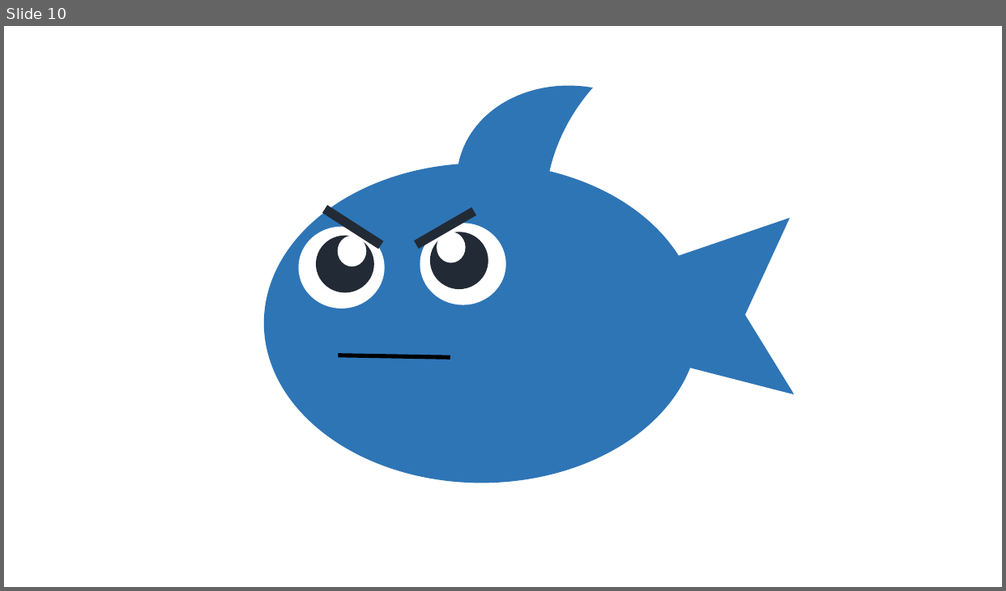
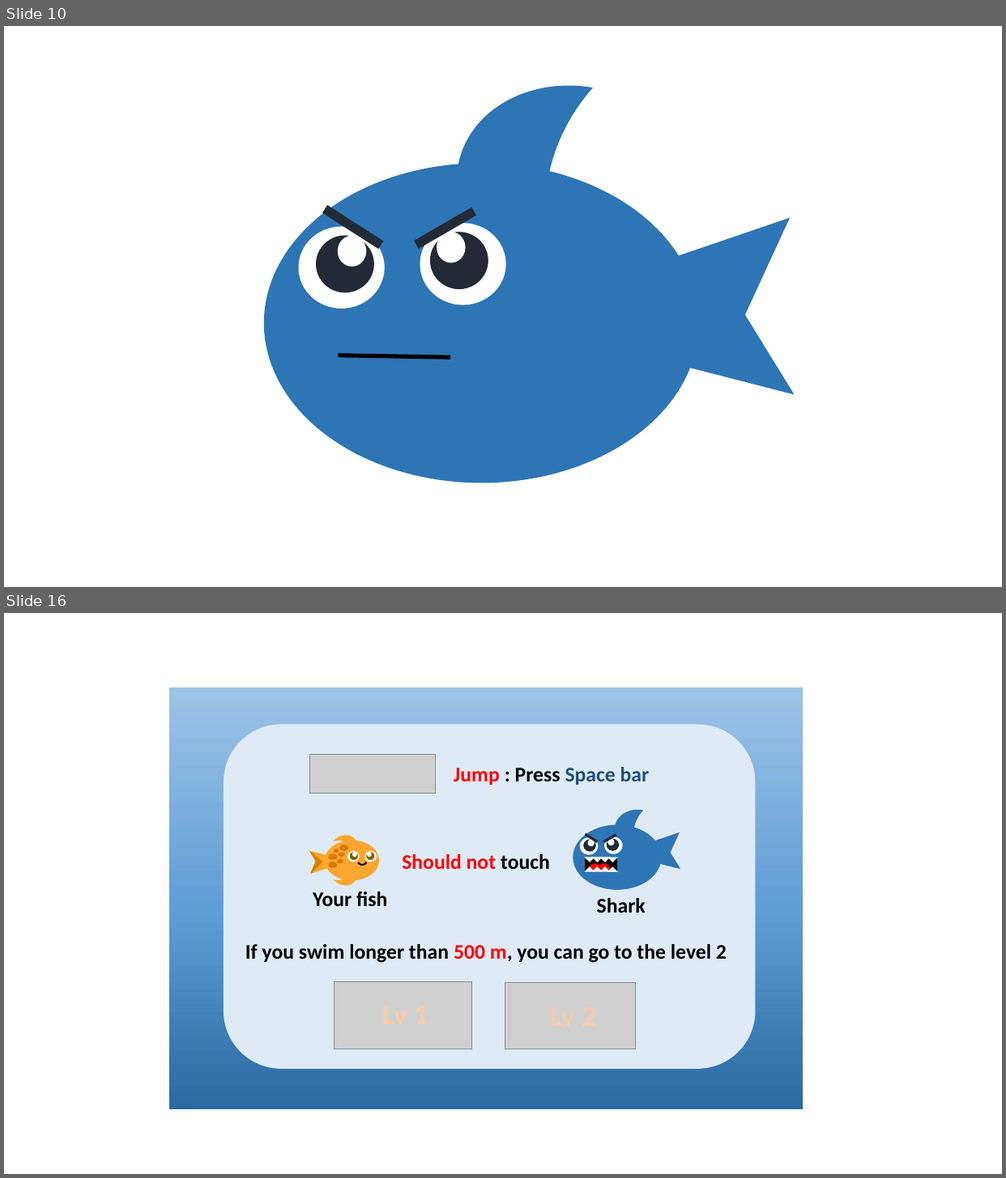
Before and after one commit to hailey-K/MonoGame-Flappy-Fish-, a slide deck: FlappyFish/image.pptx. Shown one above the other, each under a label of ours: slide 10 before the commit, slides 10 and 16 after it; the slides between them are not shown. The pictures are 1006x591 and 1006x1178 pixels, drawn with LibreOffice and Linux fonts; fonts in the diff are those of the drawing; grey boxes stand for pictures. Boxes give left, top, right and bottom in pixels: in the first picture for what was removed or moved away, otherwise in the second. Text is boxed around its words. In the diff, an @@ line names an element or a change of style, - is before the commit and + after.

```diff
--- a/FlappyFish/image.pptx
+++ b/FlappyFish/image.pptx
@@ slide 16 added at box(4, 613, 1002, 1174), background #FFFFFF @@
@@ group added at box(169, 688, 803, 1110): 26 ellipses, 17 right triangles, 5 texts, 4 rectangles, 3 pictures, 3 moons, 2 chord (boxed as its full ellipse)s, 1 rounded rectangle, 1 arc (boxed as its full ellipse) @@
+Jump : Press Space bar
+Your fish
+Should not touch
+Shark
+If you swim longer than 500 m, you can go to the level 2
```
Also in this commit, not shown: 1 slide changed, 6 other slides added, 42 other files.
